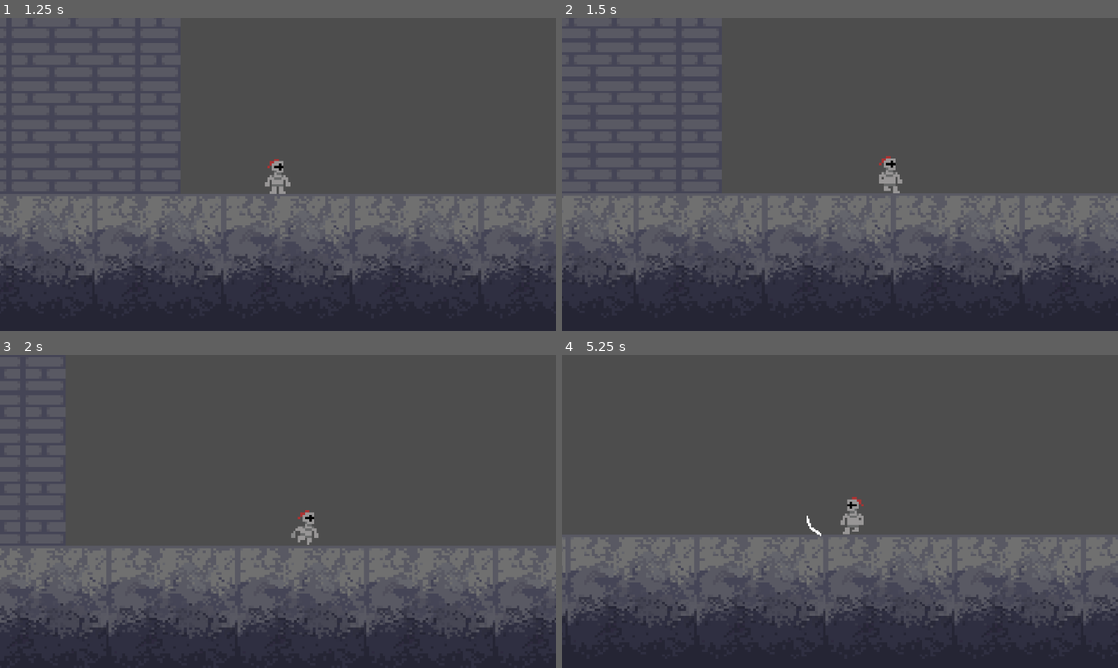
Above: before the commit, frames 1-4 (two rows, left to right).
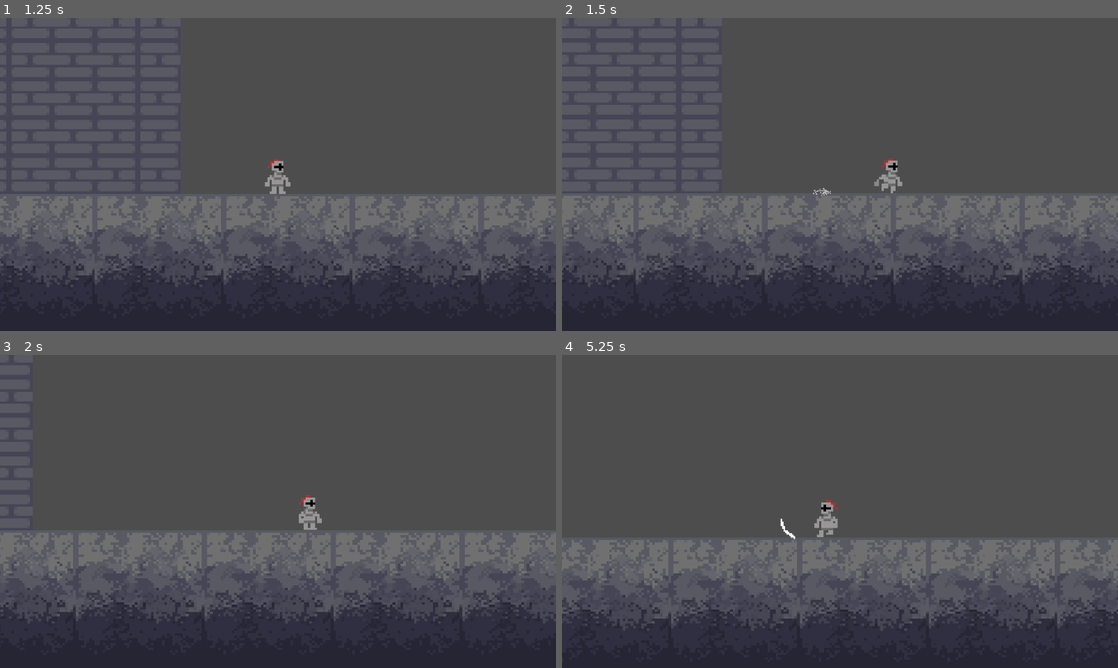
Above: after the commit, the same moments.

Repository: Owen-Harper25/Hollow-Clone
Game: Godot game, scene res://Scenes/title_screen_gui.tscn
Two runs of this game, one before a commit and one after it. Both use one fixed random seed, a clock stepped at 60 frames per second and the inputs below.
Inputs (mouse positions are in pixels of both pictures, inside the frame that each line leads up to):
- Up to frame 1 (1.25 s): click "PLAY" at 0.5 s
- Up to frame 2 (1.5 s): move the mouse to (962, 158) at 1.27 s; hold D (right) from 1.28 s (still down); tap Space (dash) at 1.35 s
- Up to frame 3 (2 s): keep holding D (right); tap W (jump) at 1.52 s
- Up to frame 4 (5.25 s): move the mouse to (728, 527) at 2.02 s; click (728, 527) at 2.1 s; tap W (jump) at 2.27, 3.77, 4.52 s; tap Space (dash) at 2.3, 2.85, 3.8, 4.35 s; move the mouse to (895, 442) at 2.77 s; release D (right) at 2.78 s; hold A (left) 2.78-3.53 s; move the mouse to (812, 574) at 3.52 s; hold D (right) 3.53-5.03 s; tap Shift (sprint) at 3.6 s; move the mouse to (1006, 558) at 4.27 s; move the mouse to (673, 464) at 5.02 s; hold A (left) from 5.03 s (still down); click (673, 464) at 5.1 s

Frame 1 is identical in both runs. In frame 2, 0.3% of the frame differs, in the area x 45-62%, y 44-57%; in frame 3, 7.7%, in the area x 0-100%, y 44-91%; in frame 4, 2.9%.

Commit message:
DASHING WORKS
With animation and particles
Immunity not tested as HP and DMG not implemented currently

Diff:
--- /dev/null
+++ b/Scenes/DashParticle.tscn
@@ -0,0 +1,33 @@
+[gd_scene load_steps=3 format=3 uid="uid://k20y8e7fyqqp"]
+
+[ext_resource type="Texture2D" uid="uid://bal0ovoru8dqd" path="res://Assets/Sprites/x particle.png" id="1_3mgyi"]
+
+[sub_resource type="Gradient" id="Gradient_qjm3n"]
+offsets = PackedFloat32Array(0.80136985, 1)
+colors = PackedColorArray(1, 1, 1, 1, 1, 1, 1, 0)
+
+[node name="CPUParticles2D" type="CPUParticles2D"]
+show_behind_parent = true
+z_index = 1
+scale = Vector2(10.29278, -1.624493)
+emitting = false
+amount = 7
+texture = ExtResource("1_3mgyi")
+lifetime = 0.5
+one_shot = true
+explosiveness = 1.0
+randomness = 0.31
+lifetime_randomness = 0.18
+emission_shape = 1
+emission_sphere_radius = 1.0
+direction = Vector2(0, 2)
+spread = 7.88
+gravity = Vector2(0, 80)
+initial_velocity_max = 20.62
+angle_min = -360.0
+angle_max = 360.0
+scale_amount_min = 0.7
+color = Color(0.737193, 0.7371929, 0.7371929, 1)
+color_ramp = SubResource("Gradient_qjm3n")
+anim_speed_max = 9.24
+anim_offset_max = 0.2887
--- a/Scenes/player.tscn
+++ b/Scenes/player.tscn
@@ -99,6 +99,21 @@
 "values": [2, 3, 4, 3]
 }
 
+[sub_resource type="Animation" id="Animation_6t5aa"]
+resource_name = "dash"
+tracks/0/type = "value"
+tracks/0/imported = false
+tracks/0/enabled = true
+tracks/0/path = NodePath("Sprite2D:frame")
+tracks/0/interp = 1
+tracks/0/loop_wrap = true
+tracks/0/keys = {
+"times": PackedFloat32Array(0),
+"transitions": PackedFloat32Array(1),
+"update": 1,
+"values": [5]
+}
+
 [sub_resource type="AnimationLibrary" id="AnimationLibrary_hqtel"]
 _data = {
 &"Fall": SubResource("Animation_onrkg"),
@@ -106,7 +121,8 @@
 &"Jump": SubResource("Animation_2hs0m"),
 &"RESET": SubResource("Animation_i3pqv"),
 &"Sprint": SubResource("Animation_1jxqw"),
-&"Walk": SubResource("Animation_sweqy")
+&"Walk": SubResource("Animation_sweqy"),
+&"dash": SubResource("Animation_6t5aa")
 }
 
 [node name="Player" type="CharacterBody2D" groups=["Player"]]
--- a/Scripts/player.gd
+++ b/Scripts/player.gd
@@ -19,6 +19,8 @@
 #Movement Variables
 var canSpawnParticle = true
 var DUST_PARTICLE = preload("res://Scenes/DustParticle.tscn")
+var DASH_PARTICLE = preload("res://Scenes/DashParticle.tscn")
+
 @onready var feet: Marker2D = $Feet
 @export var allow_diagonal: bool = true  # Set false to restrict diagonal movement
 
@@ -126,7 +128,7 @@
 func _physics_process(delta: float) -> void:
 	physics_tick(delta)
 
-func _process(delta: float) -> void:
+func _process(_delta: float) -> void:
 	var input_dir: Vector2 = Vector2.ZERO
 
 	if Input.is_action_pressed(ACTION_RIGHT):
@@ -151,24 +153,8 @@
 		SoundLibrary.play_random_dash()
 
 	#Dashing Code
-	if is_dashing:
-		#$".".play("dash")
-		dash_timer -= delta
-		if dash_timer <= 0.0:
-			is_dashing = false
-			dash_immunity = false
-			velocity.x = dash_direction.x * MAX_SPEED
-		else:
-			velocity = dash_direction * dash_speed
-
 	if Input.is_action_just_pressed("dash") and !is_dashing and can_dash:
-		print("Dash")
 		var dash_input := get_input_direction()
-		if dash_input == Vector2.ZERO:
-			dash_input = facing_direction if facing_direction != Vector2.ZERO else Vector2.RIGHT
-		start_dash(dash_input)
-		SoundLibrary.play_random_dash()
-		dash_input.y = 0
 		if dash_input == Vector2.ZERO:
 			dash_input = Vector2.RIGHT if PLAYER_SPRITE.flip_h == false else Vector2.LEFT
 		start_dash(dash_input)
@@ -176,19 +162,23 @@
 		can_dash = false
 		dash_cooldown_timer.start()
 
+
 func start_dash(direction: Vector2) -> void:
-	var dir = direction
-	if dir == Vector2.ZERO:
-		dir = facing_direction if facing_direction != Vector2.ZERO else Vector2.RIGHT
+	direction.y = 0
+	$AnimationPlayer.play("dash")
+	var particle = DASH_PARTICLE.instantiate()
+	particle.emitting = true
+	particle.global_position = $Feet.global_position
+	get_parent().add_child(particle)
+	if direction == Vector2.ZERO:
+		direction = Vector2.RIGHT if PLAYER_SPRITE.flip_h == false else Vector2.LEFT
+
+	dash_direction = direction.normalized()
 
 	is_dashing = true
 	dash_immunity = true
 	dash_timer = dash_duration
-	dash_direction = dir.normalized()
-	velocity = dash_direction * dash_speed
-	#$Particles/DashPush.emitting = false
-	#$Particles/DashPush.restart()
-	#$Particles/DashPush.emitting = true
+	velocity.x = dash_direction.x * dash_speed
 
 func get_cardinal_direction(dir: Vector2) -> Vector2:
 	var deadzone := 0.2
@@ -240,6 +230,7 @@
 		if dash_timer <= 0.0:
 			is_dashing = false
 			dash_immunity = false
+			velocity.x = dash_direction.x * MAX_SPEED
 		move_and_slide()
 		return  # skip normal physics while dashing
 
@@ -389,6 +380,8 @@
 		particle.global_position = $Feet.global_position
 		get_parent().add_child(particle)
 
+
+
 ## Applies a jump force to the character in the specified direction, defaults to [param JUMP_FORCE] and [param JUMP_DIRECTIONS.UP]
 ## but can be passed a new force and direction
 func apply_jump(move_direction: Vector2, jump_force: float = JUMP_FORCE, jump_direction: int = JUMP_DIRECTIONS.UP) -> void:
Not shown: 1 places in Scenes/player.tscn that only renumber resources
